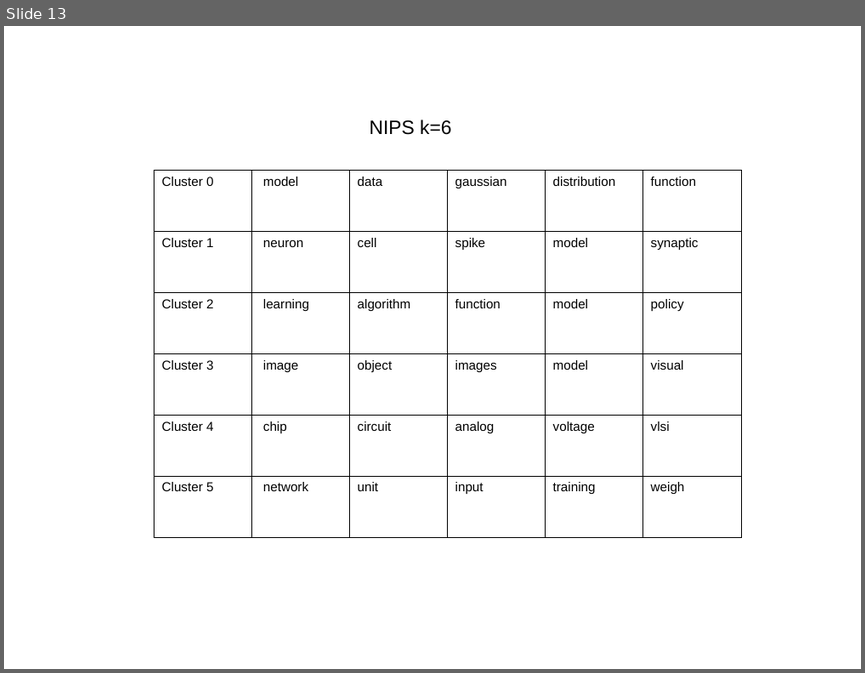
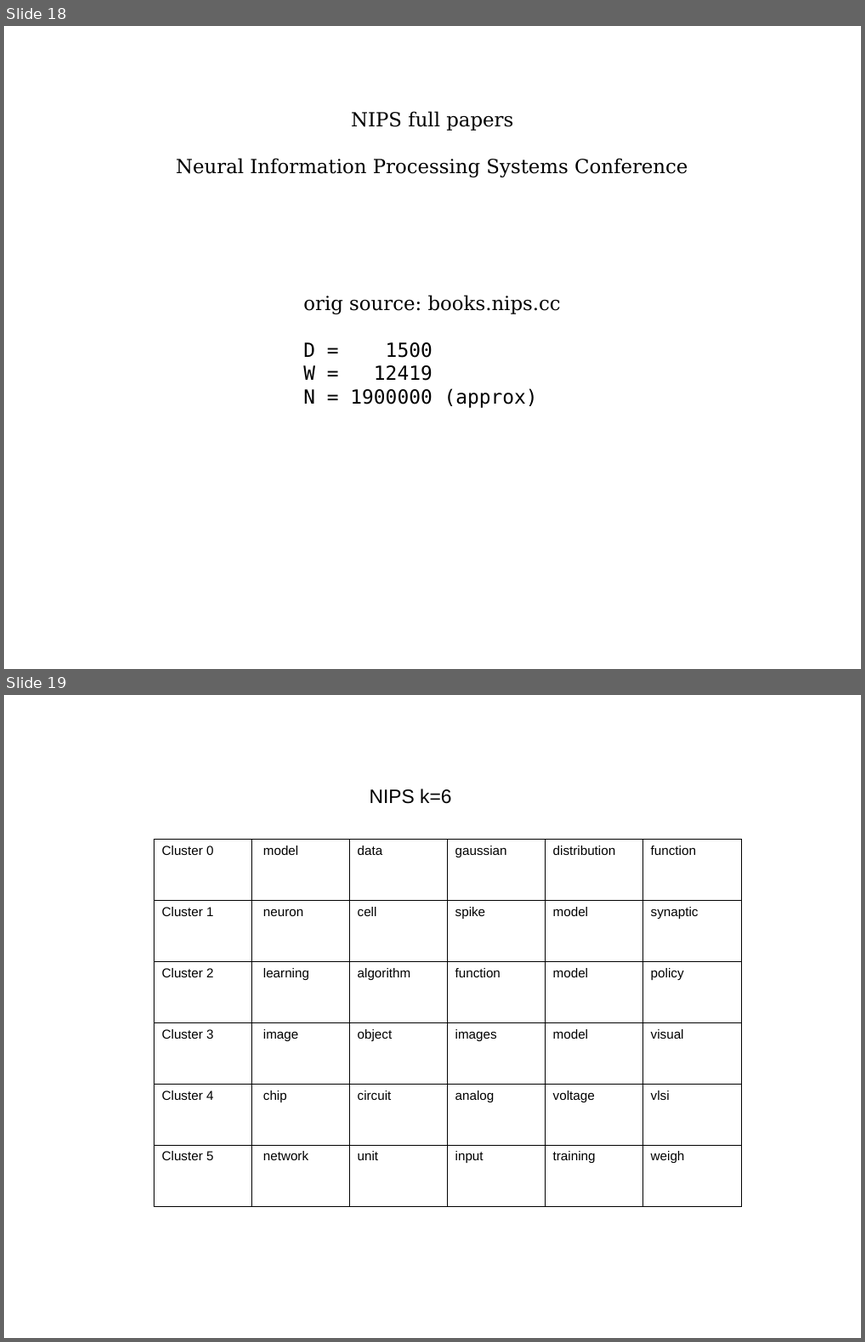
Before and after one commit to vitalv/doc-clustering-topic-modeling, a slide deck: doc-clustering-topic-modeling.odp. Shown one above the other, each under a label of ours: slide 13 before the commit, slides 18 and 19 after it. The pictures are 865x673 and 865x1342 pixels, drawn with LibreOffice and Linux fonts; fonts in the diff are those of the drawing. Boxes give left, top, right and bottom in pixels: in the first picture for what was removed or moved away, otherwise in the second. Text is boxed around its words. In the diff, an @@ line names an element or a change of style, - is before the commit and + after.

```diff
--- a/doc-clustering-topic-modeling.odp
+++ b/doc-clustering-topic-modeling.odp
@@ slide 18 added at (4, 26, 861, 669), background #FFFFFF @@
@@ text added at (351, 111, 513, 131), 18 pt, text #000000 @@
+NIPS full papers
@@ text added at (176, 158, 687, 177), 18 pt, text #000000 @@
+Neural Information Processing Systems Conference
@@ text added at (303, 295, 561, 408), 18 pt, text #000000 @@
+orig source: books.nips.cc
+D = 1500
+W = 12419
+N = 1900000 (approx)
@@ what was slide 13 is now slide 19 @@
```
Also in this commit, not shown: 2 slides changed, 9 other slides added, 4 slides removed, 5 other files.
